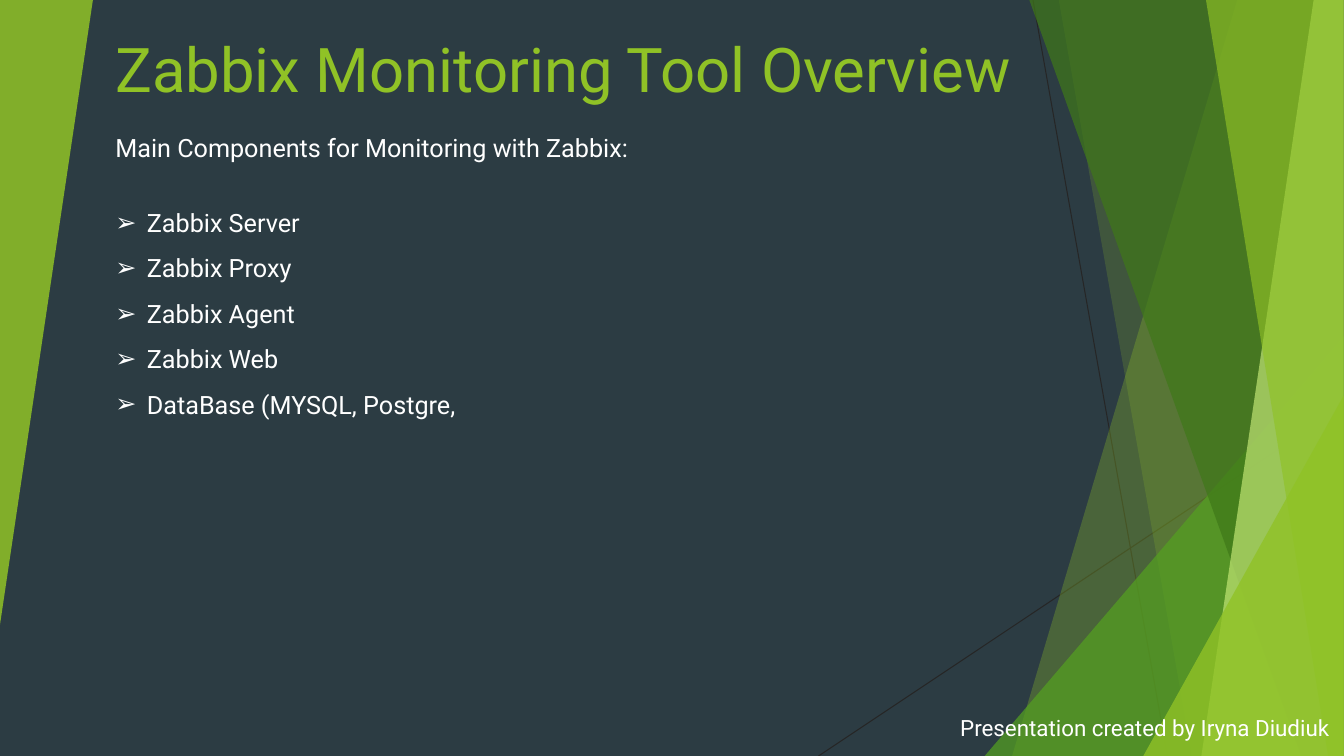
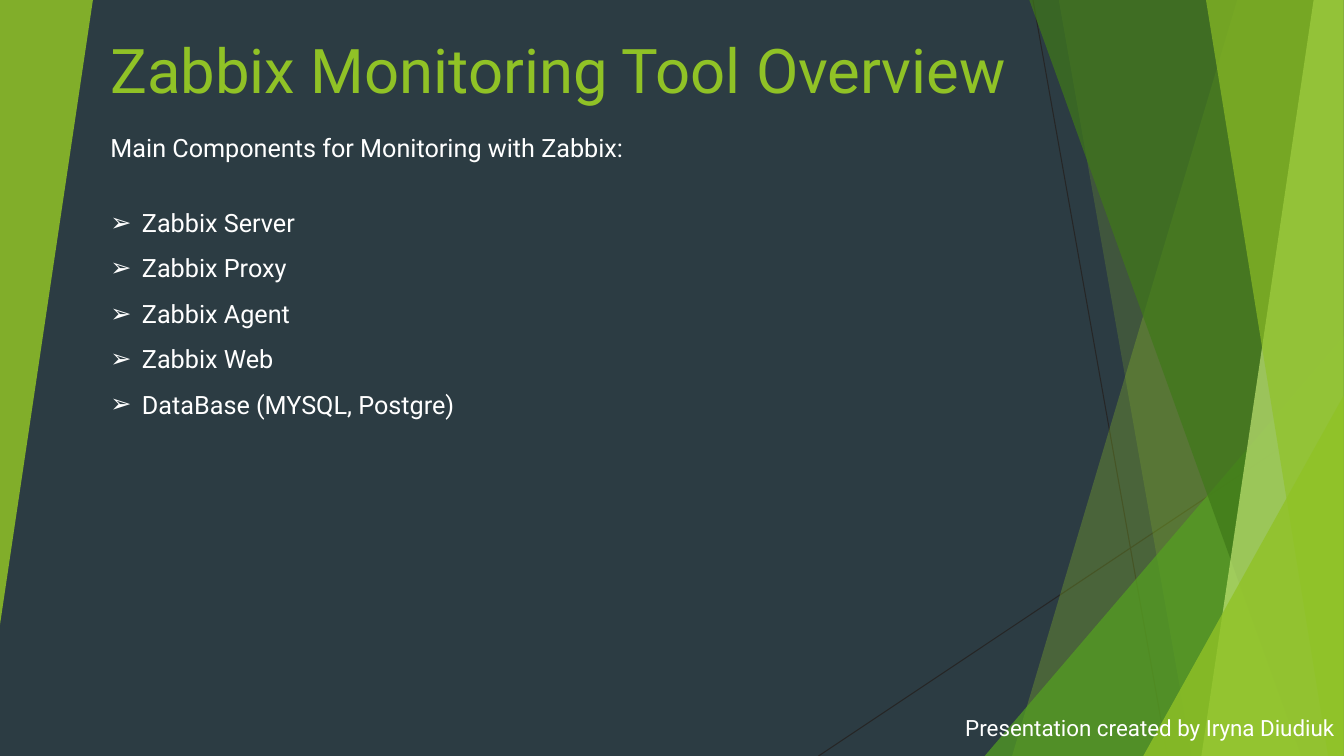
Before and after one commit to irynadiudiuk/Dev_Ops_Mentorship_Program, a slide deck: slide 9 of Logging_and_Monitoring.pptx. Drawn at 1344x756 pixels with LibreOffice and Linux fonts; fonts in the diff are those of the drawing. Boxes give left, top, right and bottom in pixels: in the first picture for what was removed or moved away, otherwise in the second. Text is boxed around its words. In the diff, an @@ line names an element or a change of style, - is before the commit and + after.

```diff
--- a/Logging_and_Monitoring.pptx
+++ b/Logging_and_Monitoring.pptx
@@ title "Zabbix Monitoring Tool Overview" moved from (x1=116, y1=46, x2=1011, y2=105) to (x1=110, y1=47, x2=1006, y2=106) @@
@@ triangle removed at (x1=985, y1=336, x2=1344, y2=756) @@
@@ freeform shape added at (x1=985, y1=336, x2=1344, y2=756), fill #54A021 at 72% opacity @@
@@ text at (x1=142, y1=394, x2=454, y2=420): text changed @@
-➢ DataBase (MYSQL, Postgre,
+➢ DataBase (MYSQL, Postgre)
@@ triangle removed at (x1=1143, y1=396, x2=1344, y2=756) @@
@@ freeform shape added at (x1=1143, y1=396, x2=1344, y2=756), fill #90C226 at 80% opacity @@
@@ subtitle "Presentation created by Iryna Diudiuk" moved from (x1=960, y1=715, x2=1329, y2=742) to (x1=965, y1=715, x2=1334, y2=742) @@
```
Also in this commit, not shown: 15 other slides changed, 1 slide removed.
